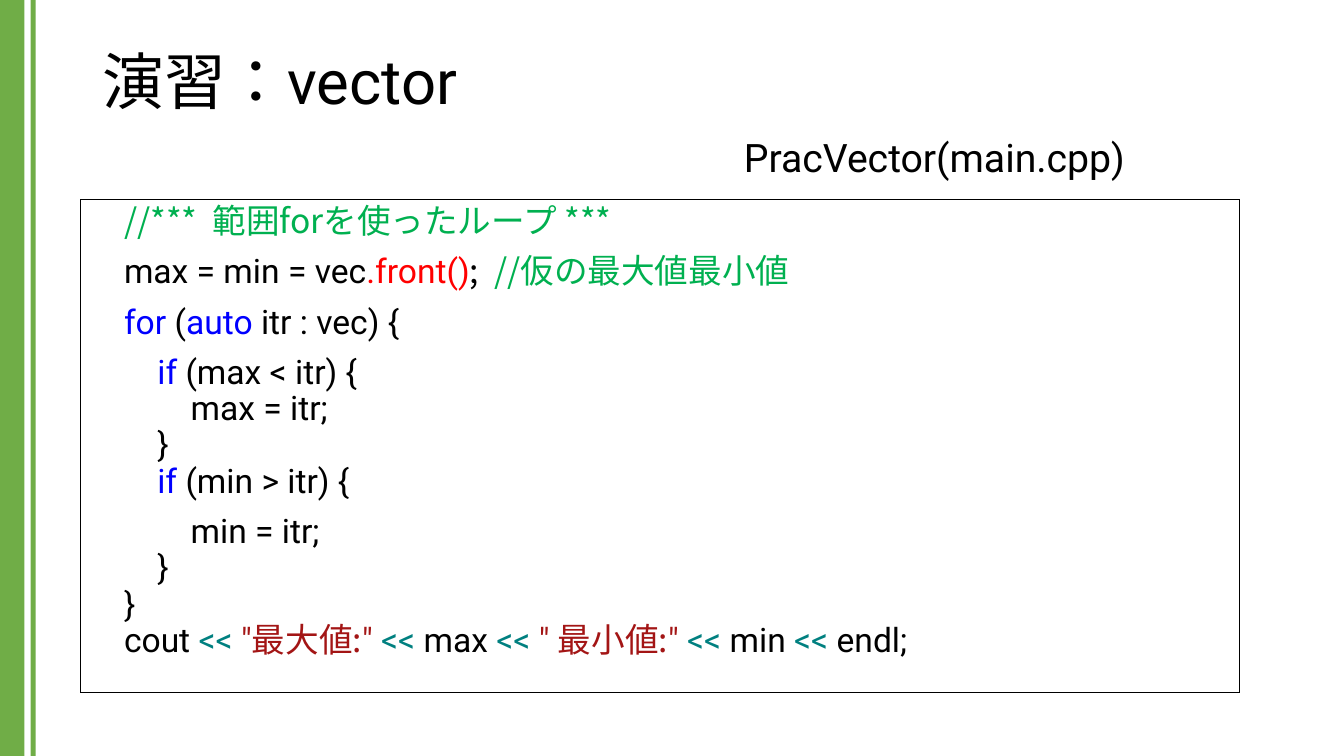
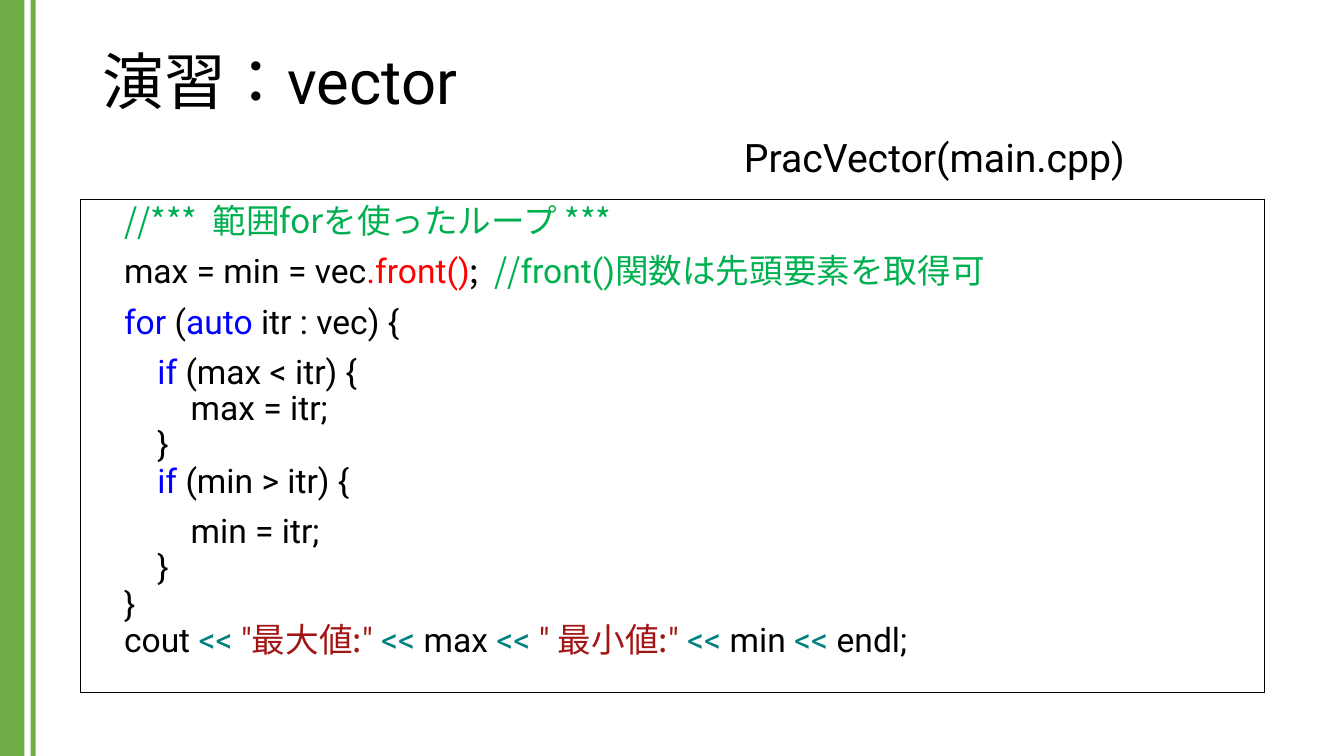
Before and after one commit to kic-murata/cpp2024, a slide deck: slide 6 of 授業資料/演習課題：vector.pptx. Drawn at 1344x756 pixels with LibreOffice and Linux fonts; fonts in the diff are those of the drawing. Boxes give left, top, right and bottom in pixels: in the first picture for what was removed or moved away, otherwise in the second. Text is boxed around its words. In the diff, an @@ line names an element or a change of style, - is before the commit and + after.

```diff
--- a/授業資料/演習課題：vector.pptx
+++ b/授業資料/演習課題：vector.pptx
@@ text "//*** 範囲forを使ったループ ***": place and size @@
-text "//*** 範囲forを使ったループ ***" at bbox=[81, 200, 1240, 693]
+text "//*** 範囲forを使ったループ ***" at bbox=[81, 200, 1264, 693]
@@ text at bbox=[124, 254, 985, 291]: text changed; text colour #000000 to #00B050 @@
-max = min = vec.front(); //仮の最大値最小値
+max = min = vec.front(); //front()関数は先頭要素を取得可
```
Also in this commit, not shown: 4 other slides changed, 4 other files.
